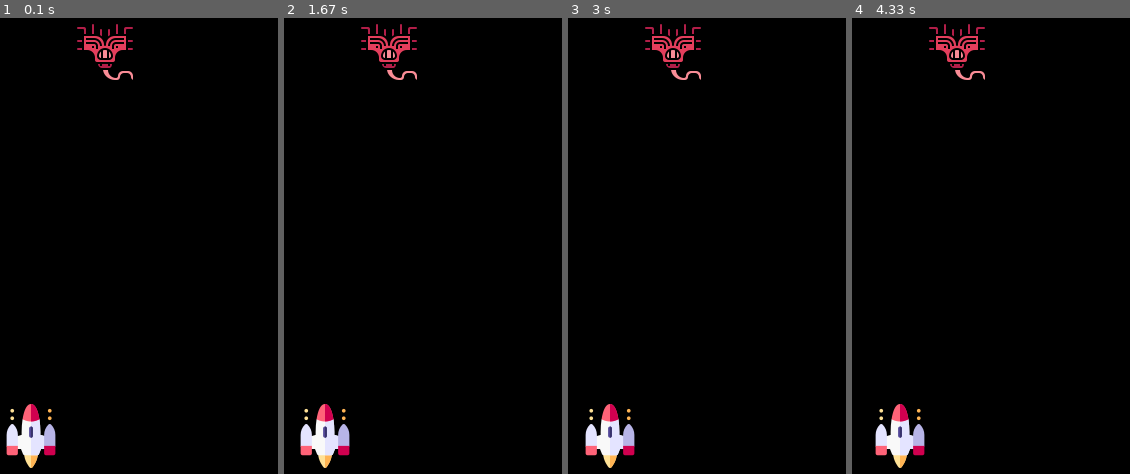
Above: before the commit, frames 1-4 (left to right).
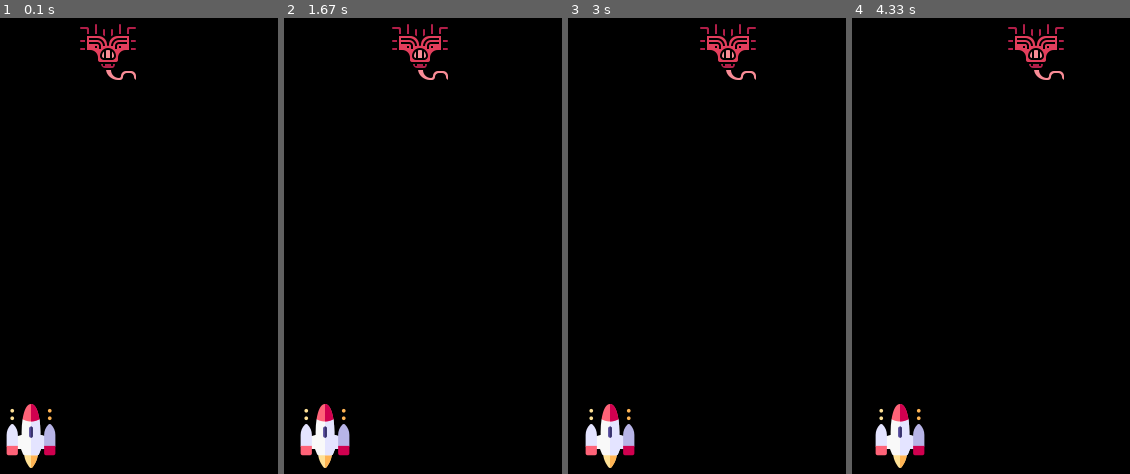
Above: after the commit, the same moments.

Repository: mirmisbahali/pygame-course
Game: pygame game, started from main.py
Same seed, same stepped clock (60 frames per second), same inputs: the game is played once before the commit and once after it.
Inputs:
- Up to frame 1 (0.1 s): no input
- Up to frame 2 (1.67 s): hold Right 0.33-0.8 s; hold Right 0.83-1.3 s; hold Left from 1.33 s (still down)
- Up to frame 3 (3 s): release Left at 1.87 s; hold Left 1.9-2.3 s; hold Right 2.33-2.97 s
- Up to frame 4 (4.33 s): hold Left 3-3.47 s; hold Right 3.5-3.97 s; hold Right from 4 s (still down)

The runs differ from the first frame. In frame 1, 0.8% of the frame differs, in the area x 27-49%, y 1-14%; in frame 2, 1.3%; in frame 3, 1.5%; in frame 4, 1.5%, in the area x 27-77%, y 1-14%.

Commit message:
enemy movement

Diff:
--- a/main.py
+++ b/main.py
@@ -21,7 +21,9 @@
 enemyImg = pygame.image.load('enemy.png')
 enemyX = random.randint(0, 800)
 enemyY = random.randint(50, 150)
-enemyX_change = 0
+enemyX_change = 0.3
+enemyY_change = 0
+
 
 def player(x,y):
     screen.blit(playerImg, (x, y))
@@ -49,11 +51,23 @@
         if event.type == pygame.KEYUP:
             if event.key == pygame.K_LEFT or event.key == pygame.K_RIGHT:
                 playerX_change = 0
+
+    # Checking for boundries of spaceship as it doesn't go out of bounds
     playerX += playerX_change
+
     if playerX <= 0:
         playerX = 0
     elif playerX >= 736:
         playerX = 736
+
+    # Enemy Movement
+    enemyX += enemyX_change
+
+    if enemyX <= 0:
+        enemyX_change = 0.3
+    elif enemyX >= 736:
+        enemyX_change = -0.3
+
     player(playerX, playerY)
     enemy(enemyX, enemyY)
     pygame.display.update()
